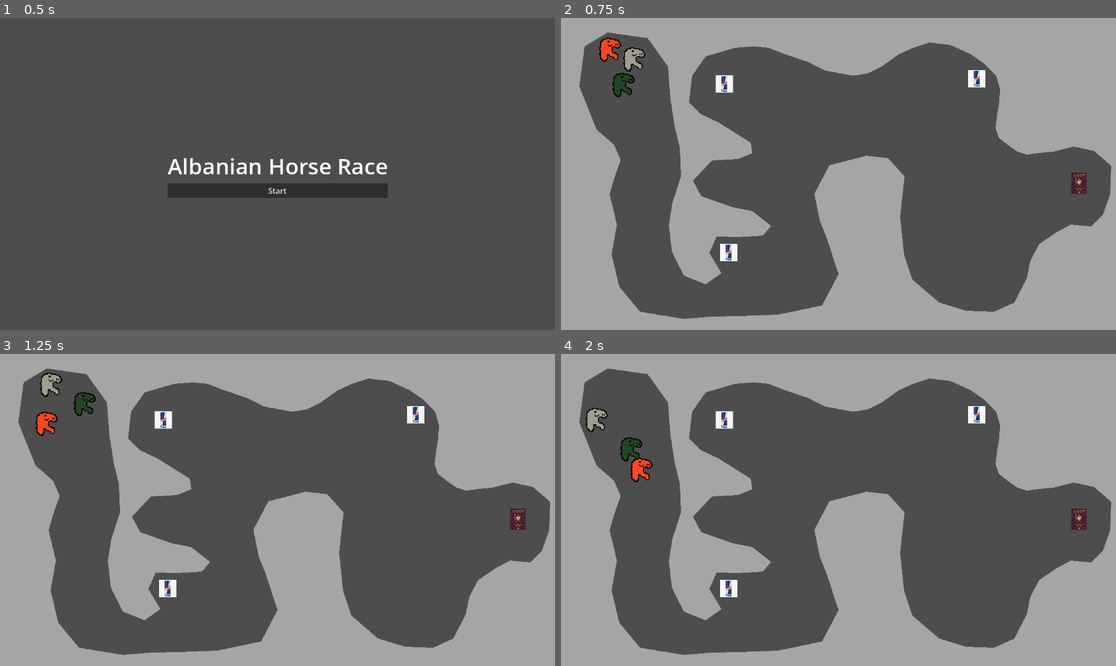
Above: before the commit, frames 1-4 (two rows, left to right).
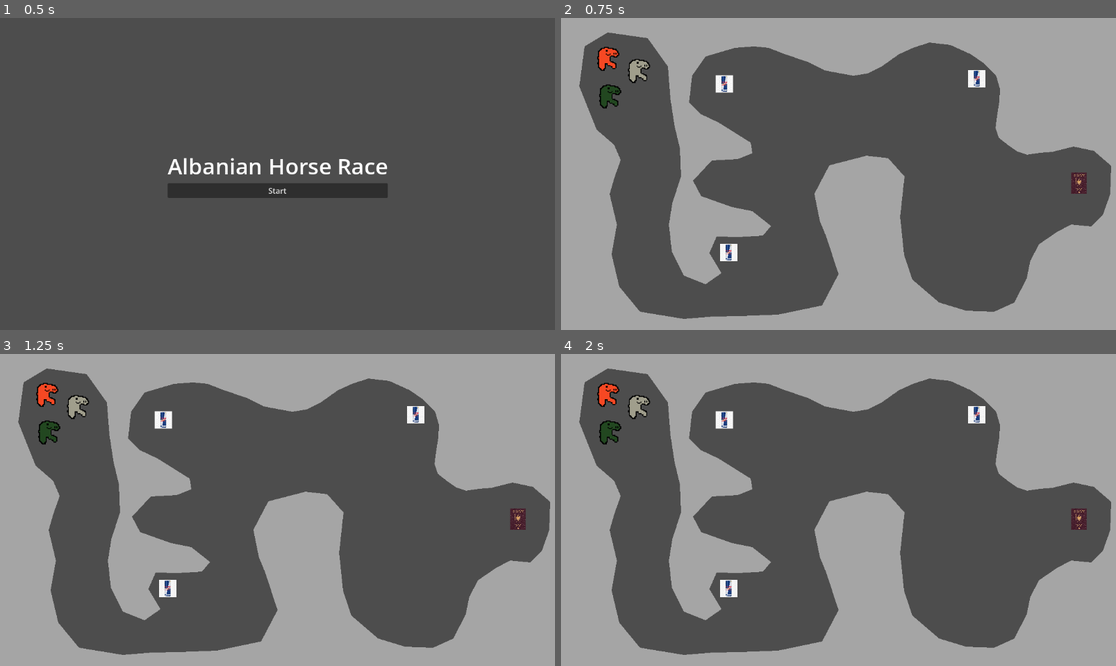
Above: after the commit, the same moments.

Repository: WilliamAalund/aotw-alshi
Game: Godot game, scene res://main/Main.tscn
The game is run twice, just before and just after one commit, with the same random seed, the same clock (stepped at 60 frames per second) and the same inputs.
Inputs:
- Up to frame 1 (0.5 s): no input
- Up to frame 2 (0.75 s): click "Start" at 0.5 s
- Up to frame 3 (1.25 s): no input
- Up to frame 4 (2 s): no input

Frame 1 is identical in both runs. In frame 2, 1.0% of the frame differs, in the area x 6-17%, y 6-29%; in frame 3, 1.0%; in frame 4, 1.3%, in the area x 4-17%, y 9-41%.

Commit message:
added paused var to horses, added delay before race starts

Diff:
--- a/atow-horses/horses/Horse.tscn
+++ b/atow-horses/horses/Horse.tscn
@@ -23,4 +23,4 @@
 [node name="Thud" type="AudioStreamPlayer" parent="." unique_id=269538005]
 stream = ExtResource("3_rs76j")
 volume_db = -16.877
-pitch_scale = 1.6
+pitch_scale = 1.41
--- a/atow-horses/horses/horse.gd
+++ b/atow-horses/horses/horse.gd
@@ -11,6 +11,7 @@
 
 var direction: Vector2 = Vector2(0.5, 0.5).normalized()
 var speed: int = BASE_SPEED;
+@export var paused = true
 
 func _ready() -> void:
 	# start with a random normalized direction vector
@@ -19,13 +20,14 @@
 	direction = Vector2.from_angle(randf_range(0, TAU)).normalized()
 
 func _physics_process(delta: float) -> void:
-	velocity = direction * speed
 
-	var collision = move_and_collide(velocity * delta)
-	if collision:
-		handle_collision(collision)
+	if (!(paused)):
+		velocity = direction * speed
+		var collision = move_and_collide(velocity * delta)
+		if collision:
+			handle_collision(collision)
 
-	move_and_slide()
+		move_and_slide()
 
 func handle_collision(collision) -> void:
 	# get new direction based off of collison angle with a random offset
--- a/atow-horses/maps/map_1.gd
+++ b/atow-horses/maps/map_1.gd
@@ -20,5 +20,11 @@
 	# This assumes that all children of spawns are Node2Ds
 	for i in range(num_horses):
 		var new_horse = horse.instantiate()
+		new_horse.add_to_group("horses")
 		new_horse.global_position = horse_spawns[i].global_position
 		add_child(new_horse)
+
+	await get_tree().create_timer(7.5).timeout
+	var all_horses = get_tree().get_nodes_in_group("horses")
+	for horse in all_horses:
+		horse.paused = false
